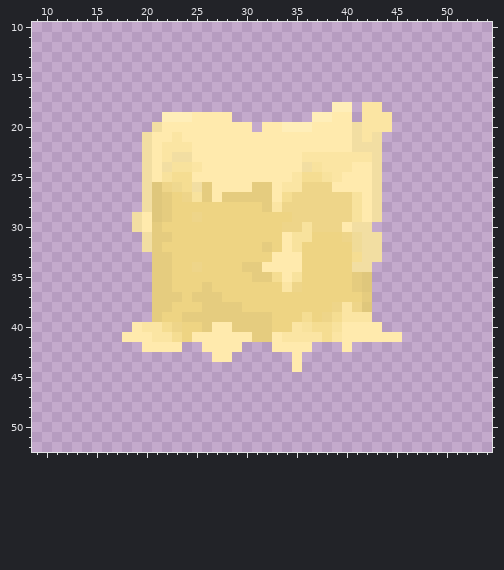
Pixel-art sprite, stored at Assets/Sprites/wax.png. Above is the file before it was changed.
The file is 256x256 pixels, drawn in blocks of 4x4; one block is one cell here. Colours within 5 levels of each other are drawn and written as one. Shown: x 9..54, y 10..52.
After the commit:
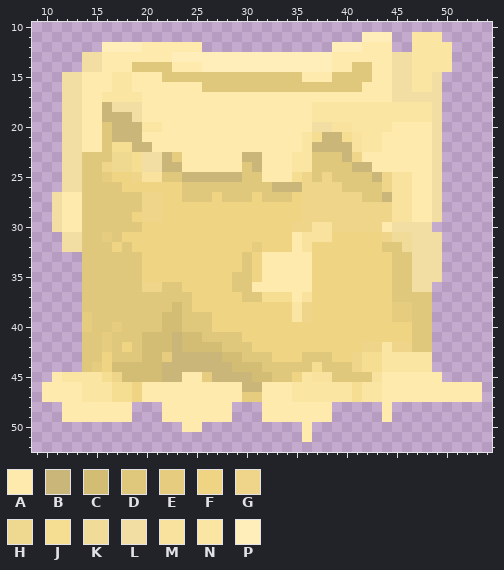
Palette (. is transparent): A #ffeaad  B #cab678  C #d3bc73  D #dfc77c  E #e5cc7f  F #eed483  G #eed589  H #efd88f  J #f5dd92  K #f0db98  L #f2dea2  M #f8e29d  N #fbe5a3  P #ffeeb9
Change:
Changed rows in their new state; - is an unchanged pixel.
first column x 10:
11 --------------------------------PPP--NNN----
12 ------PPPPAAAAAA-------------PPPAAA--NNNN---
13 ----LLAAAAAAAPPPPPPPPPPPPPPPPAAAAAALLNNNN---
14 ----LLAAADDDDAAAPPPPPPPPPPPPPAADDAALLNNNN---
15 --LLAAANNAAADDDDDDDDDDDDDDAAADDDDAALLNNL----
16 --LLAAANNAAAAAAADDDDDDDDDDDDDDDDAAALLNNL----
17 --LLAANNNNAAAAAAAAAAAAAAAAAAAAAAAAALLLLL----
18 --LLAABLLLAAAAAAAAAAAAAAAAANNNNN--NNNNNL----
19 --LLAABBBLAAAAA----AAAAAAAANNNNN---NNNNL----
20 --LLAADBBBNN---------A--AAALLMMN---AAAAL----
21 --LLAADBBBA--A------------NJBBJM-NAAAAAL----
22 --LLAADJJBB-AAA-----------NBBBBMNNAAAAAL----
23 --LLDDDHHJ-LBEA-----BB---N-DDDBGAAAAAAAL----
24 --LLDDGHHJ-LBBAA----DB---NNDDDDBBAAAAAAL----
25 --LLDDEFFGMMDDBBBBBBDD---JGDGDDDDBGMMAAL----
26 --LLDDDDFFFFFFDDDDDDDDDBBB---GDDDDGMMAAL----
27 -LAADDDDDDGGF-DDDFDDDFDDDF-----GDDBMMAAL----
28 -LAADDDDDDGGF---------FFFF-----GGGGMMAAL----
29 -LAADDDDDFGGF--F---------F-----GGGGMMAAL----
30 -LAADDDDDDFF------------F-GMM-GGGGALLLL-----
31 --LLDDEDFFFFF-----------FA-MM-FFFFGKKLLL----
32 --LLDDDFDFFF---------EF-FAM----FFFDDKLLL----
33 ----DDDDDDFFF-------D-A---A----FFFFDDLLL----
34 ----DDDDDDFFF--F----DF----A----FFFFDDLLL----
35 ----DDDDDDFFF------DDFAA-AA----FFFFDDLLL----
36 ----DDDDDDGGDD--F--DDAAAAAA----FFFFDDLL-----
37 ----DDDDDDDDDDDFFF--DDJJJAM-----FFFDDDD-----
38 ----DDDDDDDDDCD-FFFF-----NG--FFFFFFEEDD-----
39 ----EDDDDDDDCCDDDFFFFFF--NG-FFFFFFFEEDD-----
40 ----EDDEDDDDCCDDDFFFFFF--FFFFFFFFFFFFDD-----
41 ----DDEDDDCCCBCCDDDDFFFFFFFFFFFFFFFFFDD-----
42 ----DDEDFDCCCBCCCCDDDFFFFFFFFFFFGGNGGDD-----
43 ----DDFDDDCCEBBBBBCCDDDFFFDDDFFGJJNNNNN-----
44 ----DEFCCCCCBBBBBBBCCCDDDDDJDDDGJJNNNNN-----
45 -ANNNNJGCCCCBBAAEBBBBCCDDFNMMDDDDMAAAAAA----
46 AAAANNNJJFAAAAAAAAAABBAAANNNNNNJNNAAAAAAAAAA
47 AAAANNNJJFAAAAAAAAAAEEAAANNNNNNJNNAAAAAAAAAA
48 --AAAAAAA---AAAAAAA---AAAAAAA-----A---------
49 --AAAAAAA---AAAAAAA---AAAAAAA-----A---------
50 --------------AA----------A-----------------
51 --------------------------A-----------------
Where, in picture pixels (left, top, right, bottom), the same in both pictures:
changed: (42, 32, 482, 442)
